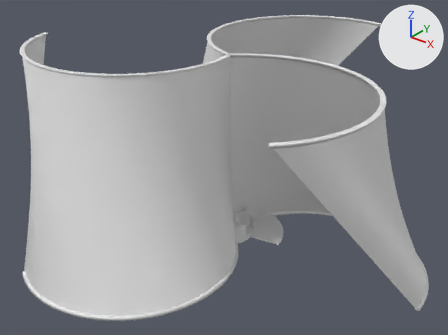
What one commit did to the Blender file blend/VAWT_small_twisted.blend.
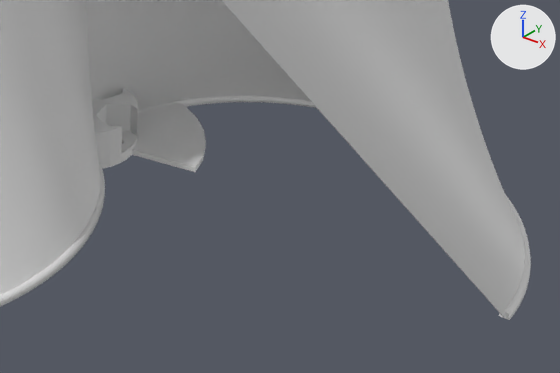
Each version is shown whole from a camera (50 mm lens) standing at (184.0, -234.0, 184.0) and looking at (0.0, -4.0, 41.0), then close up on the part from 43% to 99% of the width and 50% to 100% of the height. The lights are fixed; the arrows at upper right show +X, +Y and +Z. The last two pictures show the newer version.

The first close-up shows 'blades_3_D220_twistaed_backward', 'engine_2715_to_M3__2_blades'.
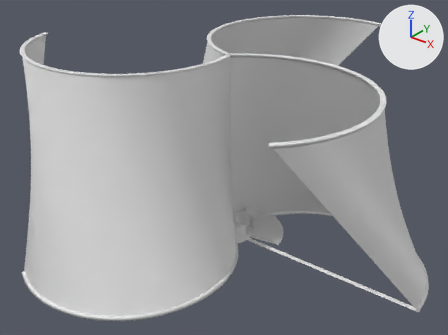
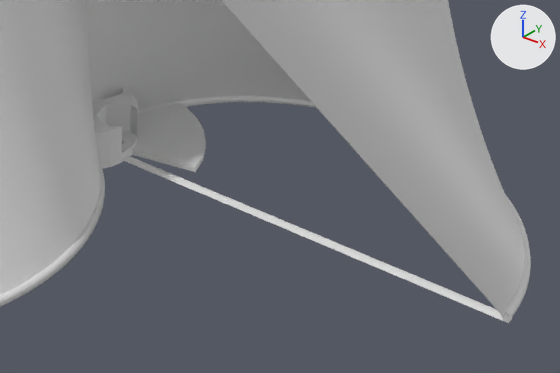
Commit message: up: D220mm twisted backward VAWT added

Where the change shows, as pixel boxes (x1, y1, x2, y2) in the close-ups (560 x 373 px):
'support', shown
    after: (124, 155, 513, 323)

Diff of the bpy script that builds the scene:
```diff
--- a/blend/VAWT_small_twisted.blend.py
+++ b/blend/VAWT_small_twisted.blend.py
@@ ob_support @@
 ob_support.scale = (50.0, 1.0, 1.0)
-ob_support.hide_set(True)
```
